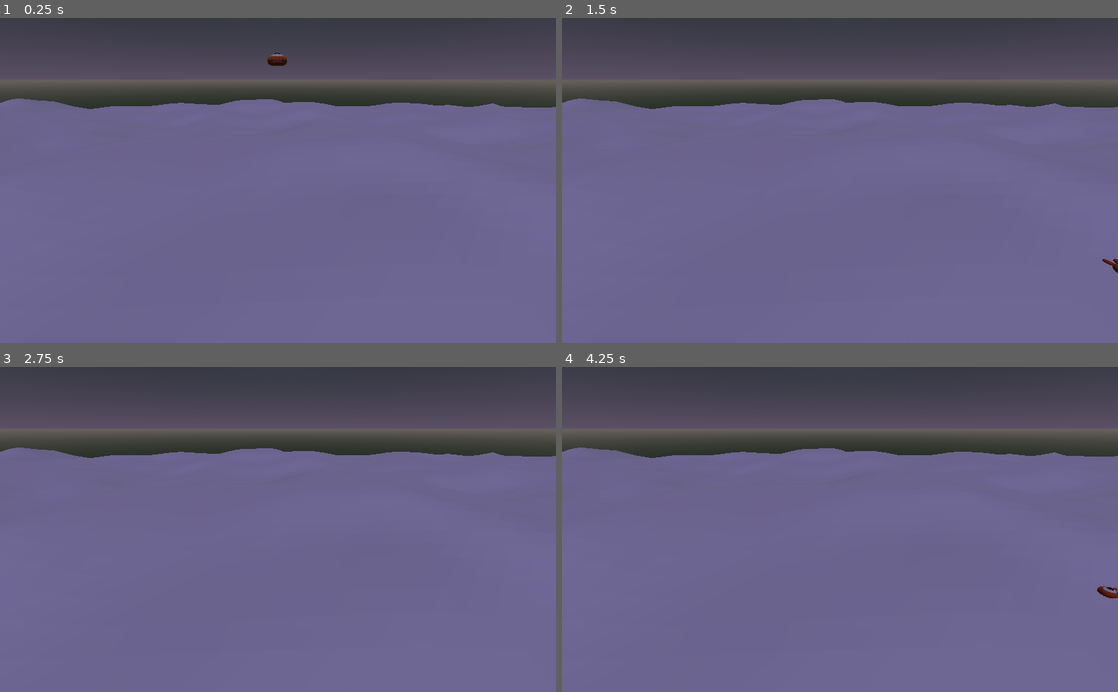
Above: before the commit, frames 1-4 (two rows, left to right).
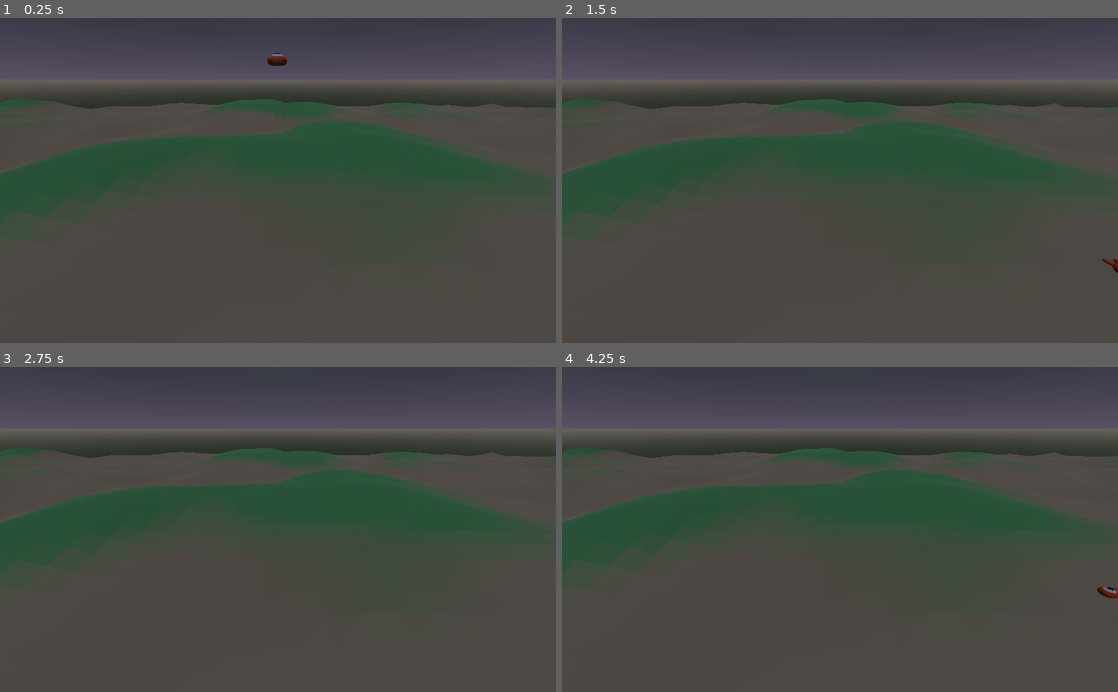
Above: after the commit, the same moments.

Repository: BedfordWest/shrouded-genesis
Game: Godot game, scene res://Main.tscn
The game is run twice, just before and just after one commit, with the same random seed, the same clock (stepped at 60 frames per second) and the same inputs.
Inputs:
- Up to frame 1 (0.25 s): no input
- Up to frame 2 (1.5 s): hold D (move_right) 0.53-1.28 s; hold Shift (run) 0.53-1.28 s; tap Space (jump) at 0.77 s; hold S (move_back) from 1.28 s (still down); tap Shift (run) at 1.35 s
- Up to frame 3 (2.75 s): tap Space (jump) at 1.52 s; tap Enter at 2 s; release S (move_back) at 2.03 s; hold D (move_right) from 2.03 s (still down); hold Shift (run) from 2.03 s (still down)
- Up to frame 4 (4.25 s): tap Space (jump) at 2.75, 3.02, 3.77 s; release D (move_right) at 2.78 s; release Shift (run) at 2.78 s; hold W (move_forward) 2.78-3.53 s; tap Shift (run) at 2.85 s; tap Enter at 3.5 s; hold A (move_left) from 3.53 s (still down); hold Shift (run) from 3.53 s (still down)

The runs differ from the first frame. In frame 1, 73% of the frame differs, in the area x 0-100%, y 24-100%; in frame 2, 73%; in frame 3, 73%; in frame 4, 73%.

Commit message:
-Refactor terrain.gd a bit to prepare for more additions

Diff:
--- a/Shrouded Genesis/Terrain/Terrain.gd
+++ b/Shrouded Genesis/Terrain/Terrain.gd
@@ -1,15 +1,25 @@
 extends Spatial
 
 func _ready():
+	var noise = create_noise()
+	var mesh_instance = create_mesh(noise)
+	adjust_mesh_for_level(mesh_instance)
+	# Add the mesh instance to the scene
+	add_child(mesh_instance)
 
-	# Use a noise generator to make "interesting" terrain templates
+# Use a noise generator to make "interesting" terrain templates
+func create_noise():
 	var noise = OpenSimplexNoise.new()
 	# How many hills/spikes in the terrain are there? Higher = more
 	noise.period = 100
 	# How "noisy" is the terrain? 9 is max and "most noisy". Lower = smoother
 	noise.octaves = 3
 
-	# Use a plane to represent the ground. Mesh applies materials.
+	return noise
+
+# Create the MeshInstance to be used for the terrain
+func create_mesh(noise):
+		# Use a plane to represent the ground. Mesh applies materials.
 	var plane_mesh = PlaneMesh.new()
 	plane_mesh.size = Vector2(400,400)
 	# How many triangles should be in the mesh? Higher = more polys
@@ -47,10 +57,11 @@
 	# Create the MeshInstance so we can add to the scene
 	var mesh_instance = MeshInstance.new()
 	mesh_instance.mesh = surface_tool.commit()
-	mesh_instance.set_surface_material(0, load("res://terrain.material"))
 
 	# Add physics collisions to the mesh instance
 	mesh_instance.create_trimesh_collision()
+	return mesh_instance
 
-	# Finally, add the mesh instance to the scene
-	add_child(mesh_instance)
+# Make level-specific adjustments to the terrain
+func adjust_mesh_for_level(mesh_instance):
+	mesh_instance.set_surface_material(0, load("res://Terrain/Materials/terrain.material"))
